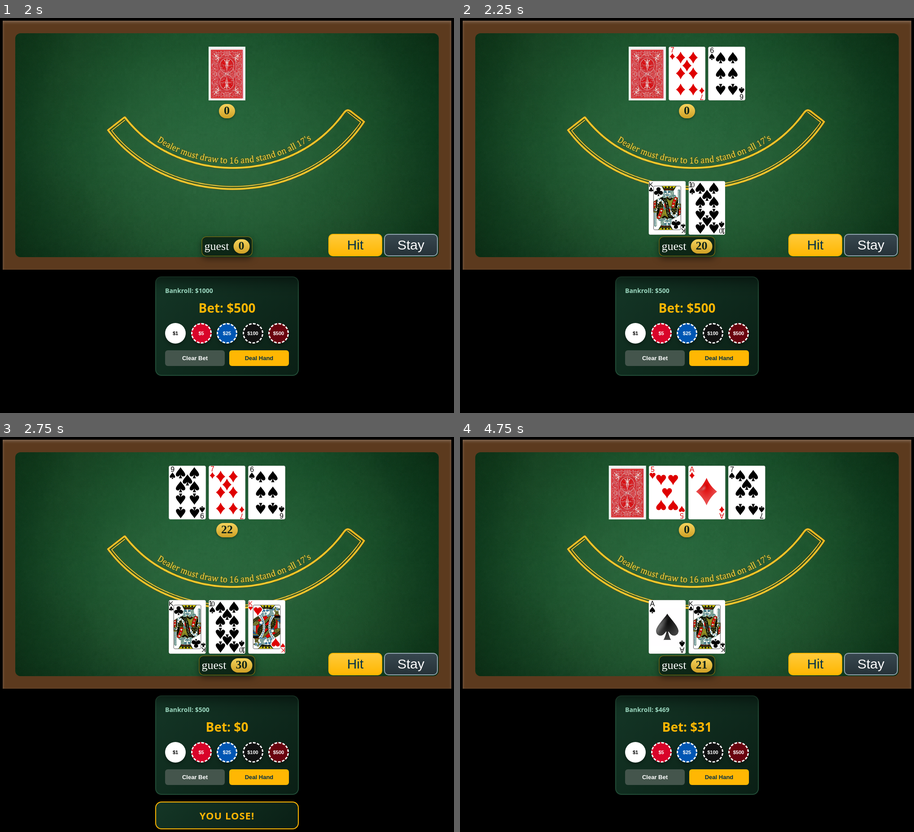
Above: before the commit, frames 1-4 (two rows, left to right).
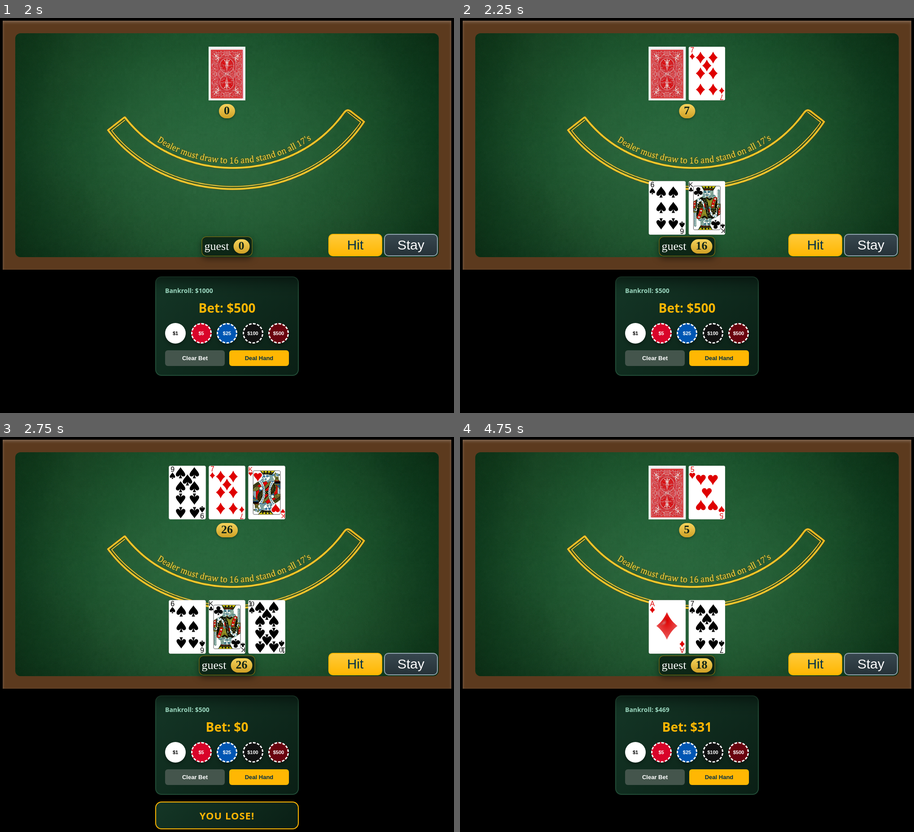
Above: after the commit, the same moments.

Repository: d-bogdan/Blackjack
Game: browser game, page blackjack.html
Same seed, same stepped clock (60 frames per second), same inputs: the game is played once before the commit and once after it.
Inputs:
- Up to frame 1 (2 s): click "Deal Hand" at 0.27 s; click "Stay" at 1.27 s; click "$500" at 1.87 s
- Up to frame 2 (2.25 s): click "Deal Hand" at 2.02 s
- Up to frame 3 (2.75 s): click "Hit" at 2.47 s
- Up to frame 4 (4.75 s): click "$5" at 3.07 s; click "$1" at 3.67 s; click "$25" at 4.27 s; click "Deal Hand" at 4.52 s

Frame 1 is identical in both runs. In frame 2, 3.9% of the frame differs, in the area x 37-63%, y 7-59%; in frame 3, 2.6%; in frame 4, 4.4%, in the area x 32-68%, y 7-59%.

Commit message:
Made the dealer only draw 1 card at the start

Diff:
--- a/Javascript js/script.js
+++ b/Javascript js/script.js
@@ -142,6 +142,56 @@
     dealerAceCount += checkAce(hidden);
     // console.log(hidden);
     // console.log(dealerSum);
+
+    let cardImg = document.createElement("img");
+    let card = drawCard();
+    cardImg.src = "./images/" + card + ".svg";
+    dealerSum += getValue(card);
+    dealerAceCount += checkAce(card);
+    document.getElementById("dealer-cards").append(cardImg);
+    document.getElementById("dealer-score").innerText = getValue(card);
+    //console.log(dealerSum);
+
+    for (let i = 0; i < 2; i++) {
+        let cardImg = document.createElement("img");
+        let card = drawCard();
+        cardImg.src = "./images/" + card + ".svg";
+        yourSum += getValue(card);
+        yourAceCount += checkAce(card);
+        document.getElementById("your-cards").append(cardImg);
+    }
+    document.getElementById("player-score").innerText = reduceAce(yourSum, yourAceCount);
+    //console.log(yourSum);
+}
+
+function hit() {
+    if (!canHit) {
+        return;
+    }
+
+    let cardImg = document.createElement("img");
+    let card = drawCard();
+    cardImg.src = "./images/" + card + ".svg";
+    yourSum += getValue(card);
+    yourAceCount += checkAce(card);
+    document.getElementById("your-cards").append(cardImg);
+
+    document.getElementById("player-score").innerText = reduceAce(yourSum, yourAceCount);
+
+    if (reduceAce(yourSum, yourAceCount) > 21) { //A, J, 8 -> 1 + 10 + 8
+        canHit = false;
+        stay();
+    }
+
+}
+
+//Sabin start
+function stay() {
+    if(isBettingPhase) return;
+    yourSum = reduceAce(yourSum, yourAceCount);
+
+    canHit = false;
+    document.getElementById("hidden").src = "./images/" + hidden + ".svg"; //there is no "hidden" id in the html, pls fix
     while (reduceAce(dealerSum, dealerAceCount) < 17) {
         //<img src="./images/4-C.svg">
         let cardImg = document.createElement("img");
@@ -151,48 +201,7 @@
         dealerAceCount += checkAce(card);
         document.getElementById("dealer-cards").append(cardImg);
     }
-    //console.log(dealerSum);
-
-    for (let i = 0; i < 2; i++) {
-        let cardImg = document.createElement("img");
-        let card = drawCard();
-        cardImg.src = "./images/" + card + ".svg";
-        yourSum += getValue(card);
-        yourAceCount += checkAce(card);
-        document.getElementById("your-cards").append(cardImg);
-    }
-    document.getElementById("player-score").innerText = reduceAce(yourSum, yourAceCount);
-    //console.log(yourSum);
-}
-
-function hit() {
-    if (!canHit) {
-        return;
-    }
-
-    let cardImg = document.createElement("img");
-    let card = drawCard();
-    cardImg.src = "./images/" + card + ".svg";
-    yourSum += getValue(card);
-    yourAceCount += checkAce(card);
-    document.getElementById("your-cards").append(cardImg);
-
-    document.getElementById("player-score").innerText = reduceAce(yourSum, yourAceCount);
-
-    if (reduceAce(yourSum, yourAceCount) > 21) { //A, J, 8 -> 1 + 10 + 8
-        canHit = false;
-        stay();
-    }
-
-}
-
-function stay() {
-    if(isBettingPhase) return;
     dealerSum = reduceAce(dealerSum, dealerAceCount);
-    yourSum = reduceAce(yourSum, yourAceCount);
-
-    canHit = false;
-    document.getElementById("hidden").src = "./images/" + hidden + ".svg"; //there is no "hidden" id in the html, pls fix
 
     let message = "";
     if (yourSum > 21) {
@@ -254,6 +263,7 @@
     }
     return playerSum;
 }
+//Sabin end
 //wojteks name grabber start
 function setName() {
     let URLString = new URLSearchParams(window.location.search);
